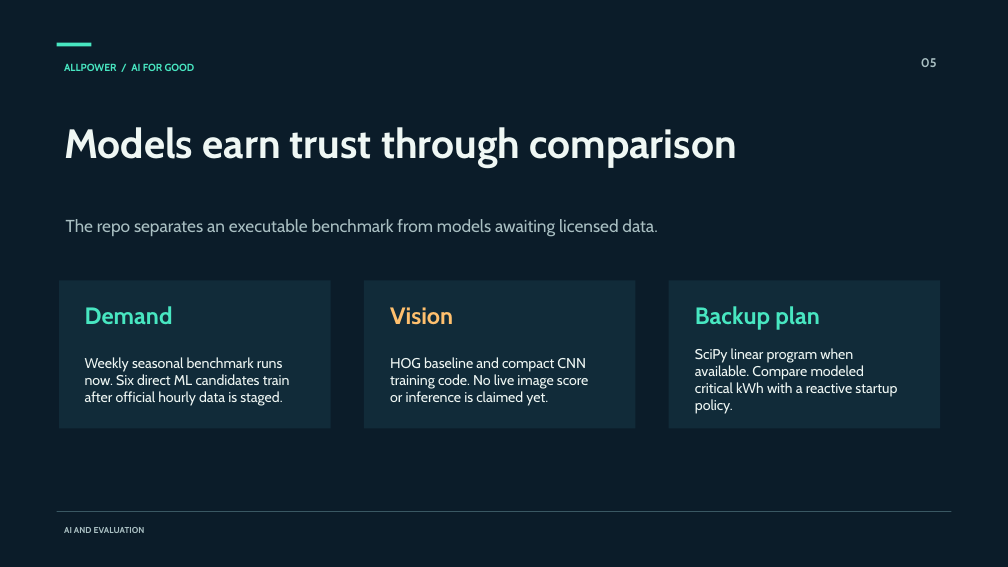
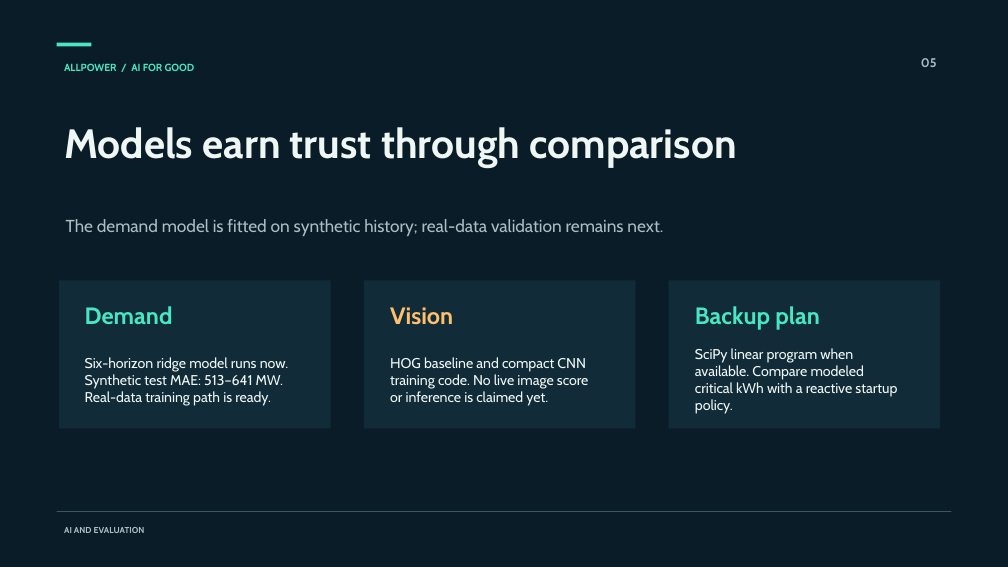
Before and after one commit to junior-ta/AllPower, a slide deck: slide 5 of slides/AllPower_Pitch_Deck.pptx. Drawn at 1008x567 pixels with LibreOffice and Linux fonts; fonts in the diff are those of the drawing. Boxes give left, top, right and bottom in pixels: in the first picture for what was removed or moved away, otherwise in the second. Text is boxed around its words. In the diff, an @@ line names an element or a change of style, - is before the commit and + after.

```diff
--- a/slides/AllPower_Pitch_Deck.pptx
+++ b/slides/AllPower_Pitch_Deck.pptx
@@ text at box(66, 219, 663, 236): text changed @@
-The repo separates an executable benchmark from models awaiting licensed data.
+The demand model is fitted on synthetic history; real-data validation remains next.
@@ text at box(85, 357, 288, 406): text changed @@
-Weekly seasonal benchmark runs now. Six direct ML candidates train after official hourly data is staged.
+Six-horizon ridge model runs now. Synthetic test MAE: 513–641 MW. Real-data training path is ready.
```
Also in this commit, not shown: 7 other files.
